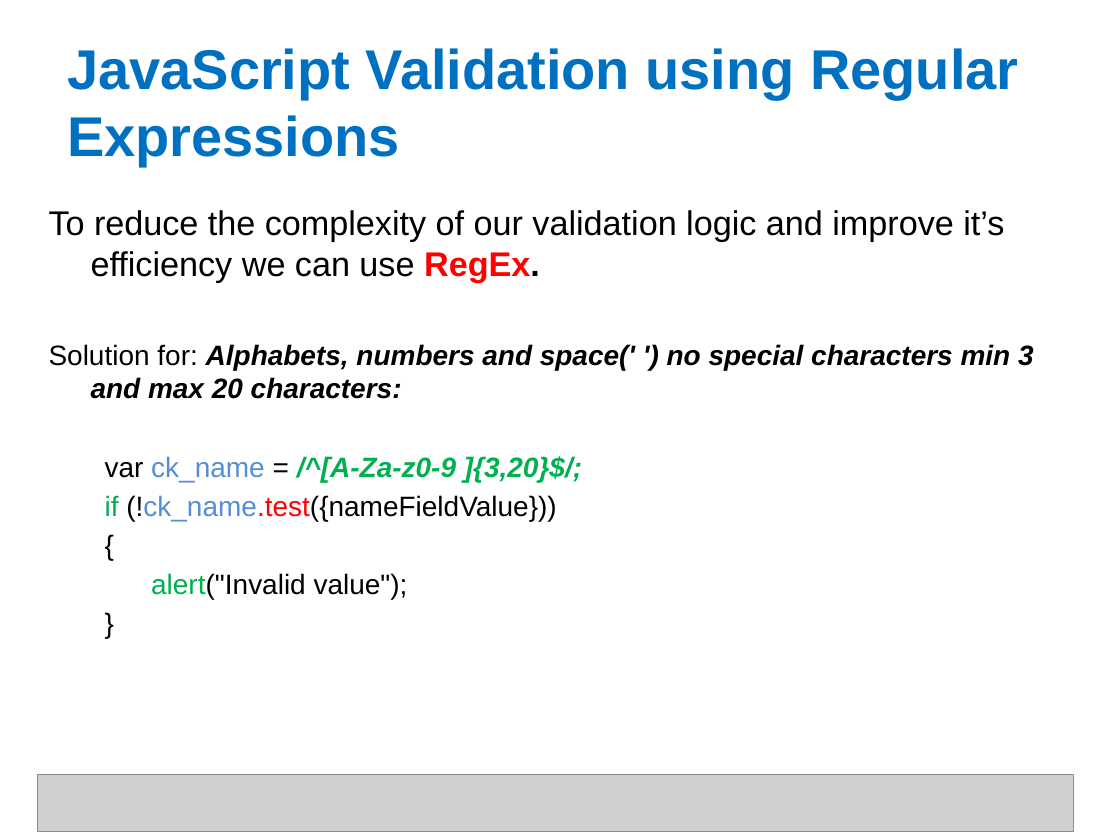
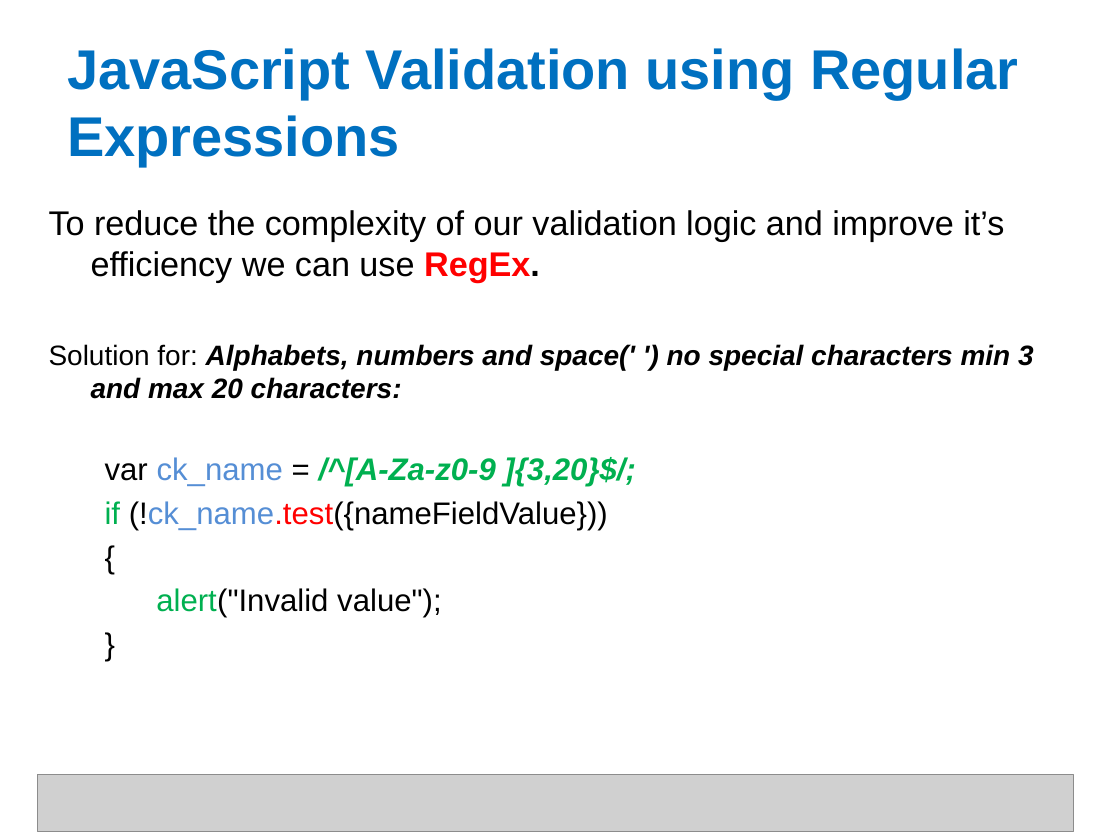
Before and after one commit to shyamTum/JavaScript, a slide deck: slide 33 of Final.pptx. Drawn at 1120x840 pixels with LibreOffice and Linux fonts; fonts in the diff are those of the drawing; grey boxes stand for pictures. Boxes give left, top, right and bottom in pixels: in the first picture for what was removed or moved away, otherwise in the second. Text is boxed around its words. In the diff, an @@ line names an element or a change of style, - is before the commit and + after.

```diff
--- a/Final.pptx
+++ b/Final.pptx
@@ text at (105,457,635,617): size 18 to 20 pt in "var ck_name = /^[A-Za-z0-9 ]{3,20}$/;", "if (!ck_name.test({nameFieldValue}))", "{", "alert("Invalid value");" and 1 more places @@
```
Also in this commit, not shown: 10 other slides changed, 1 slide added, 1 other file.
